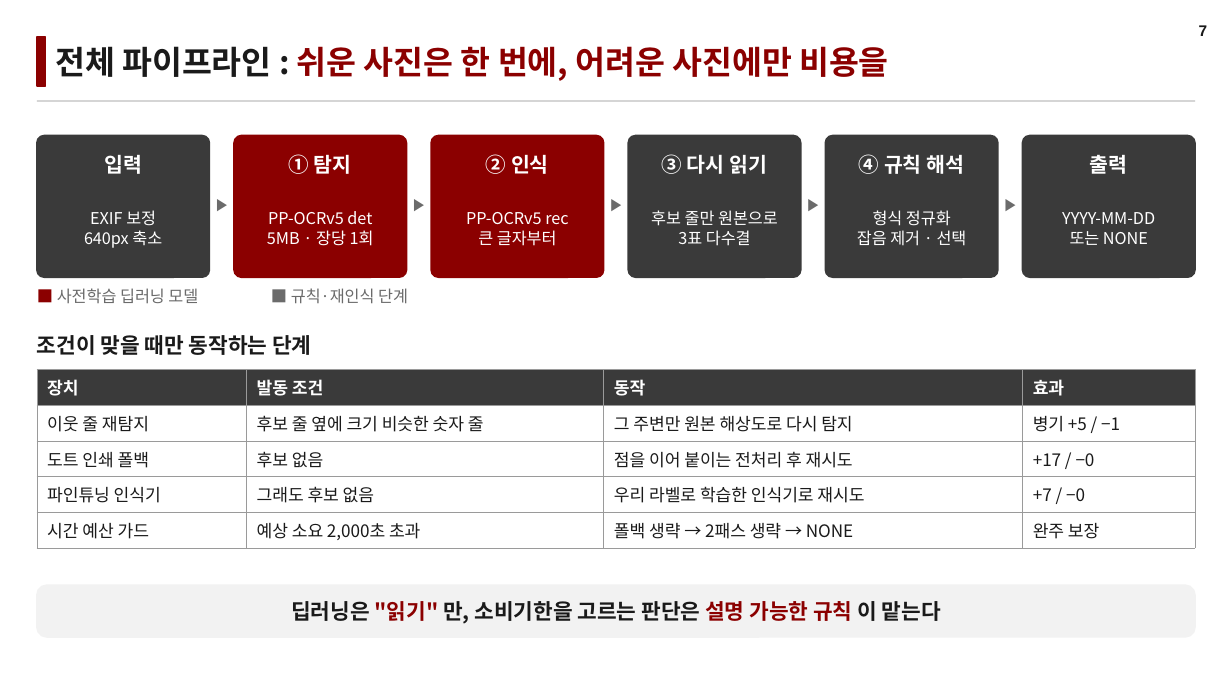
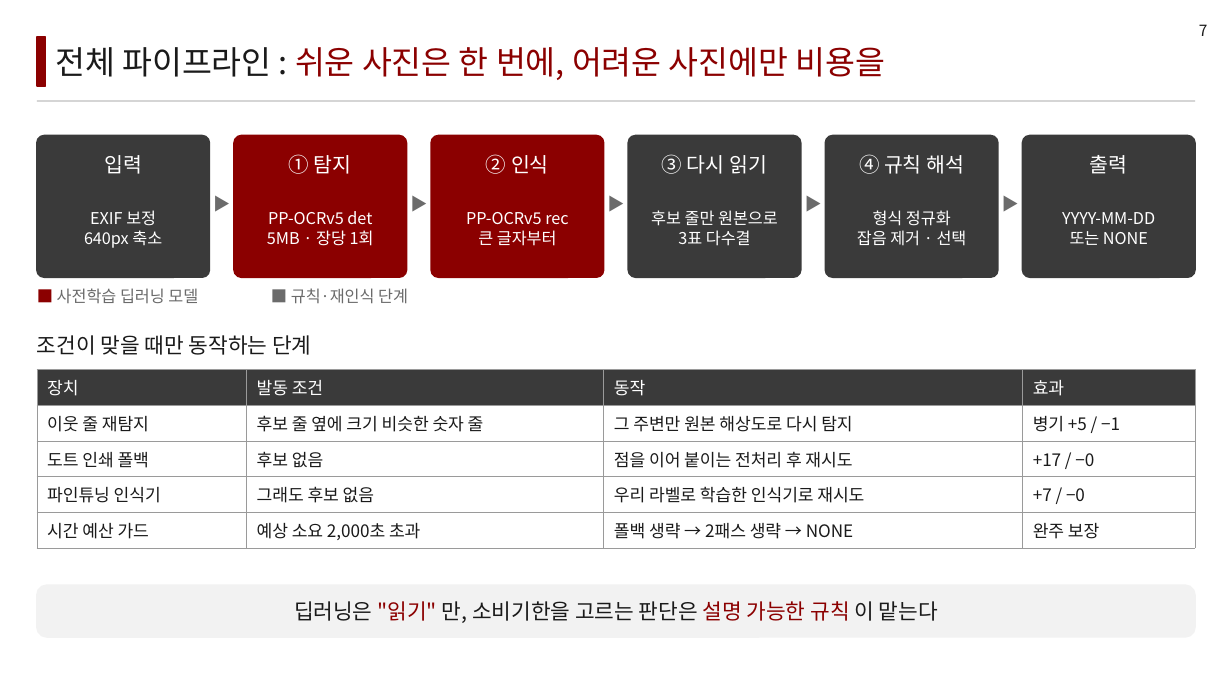
Before and after one commit to LEEbyeongchul/itda3-CODE-subway, a slide deck: slide 7 of 발표/[CODE]_서브웨이_본선발표.pptx. Drawn at 1232x693 pixels with LibreOffice and Linux fonts; fonts in the diff are those of the drawing. Boxes give left, top, right and bottom in pixels: in the first picture for what was removed or moved away, otherwise in the second. Text is boxed around its words. In the diff, an @@ line names an element or a change of style, - is before the commit and + after.

```diff
--- a/발표/[CODE]_서브웨이_본선발표.pptx
+++ b/발표/[CODE]_서브웨이_본선발표.pptx
@@ text "7" at [1199,24,1208,36]: font Arial to Noto Sans CJK KR, bold off @@
@@ font Arial to Noto Sans CJK KR in 5 elements at [209,185,234,222], [407,185,431,222], [604,185,628,222], [801,185,825,222], [998,185,1023,222] @@
@@ text "■ 사전학습 딥러닝 모델" at [57,288,198,303]: bold off in "■" @@
@@ table at [37,370,1195,548] @@
@@ bold off in "장치", "발동 조건", "동작", "효과" @@
@@ bold off in 9 elements at [55,47,885,80], [104,155,142,174], [289,154,352,174], [486,154,549,174], [662,154,767,174], [859,154,964,174], [1090,155,1128,174], [37,335,311,355], [294,601,938,623] @@
```
Also in this commit, not shown: 21 other slides changed, 3 other files.
